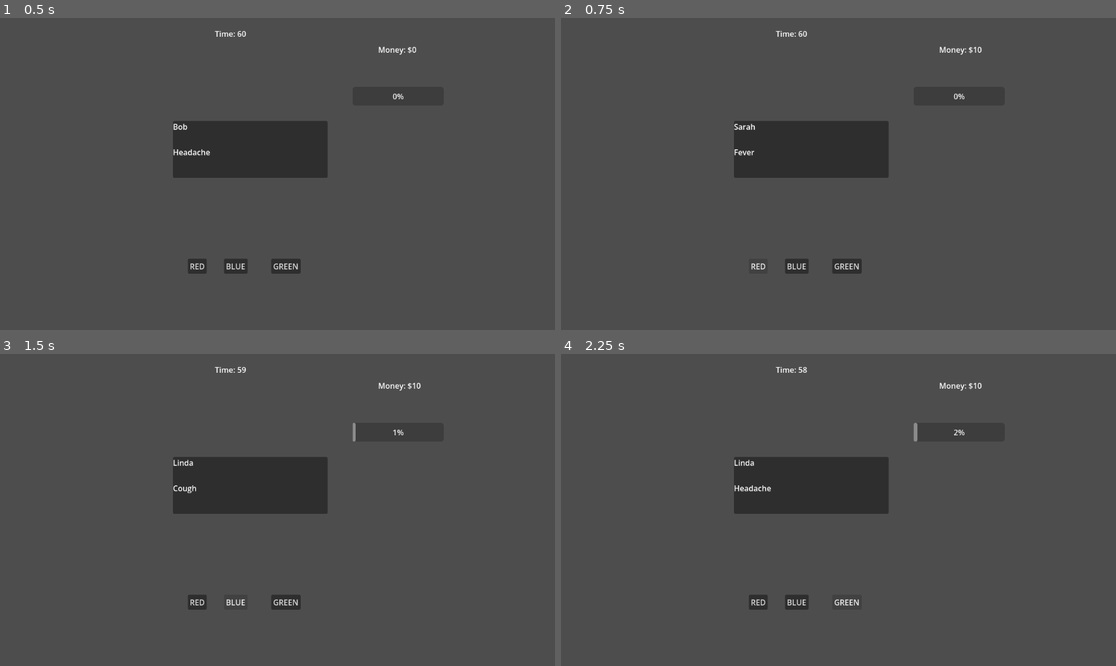
Above: before the commit, frames 1-4 (two rows, left to right).
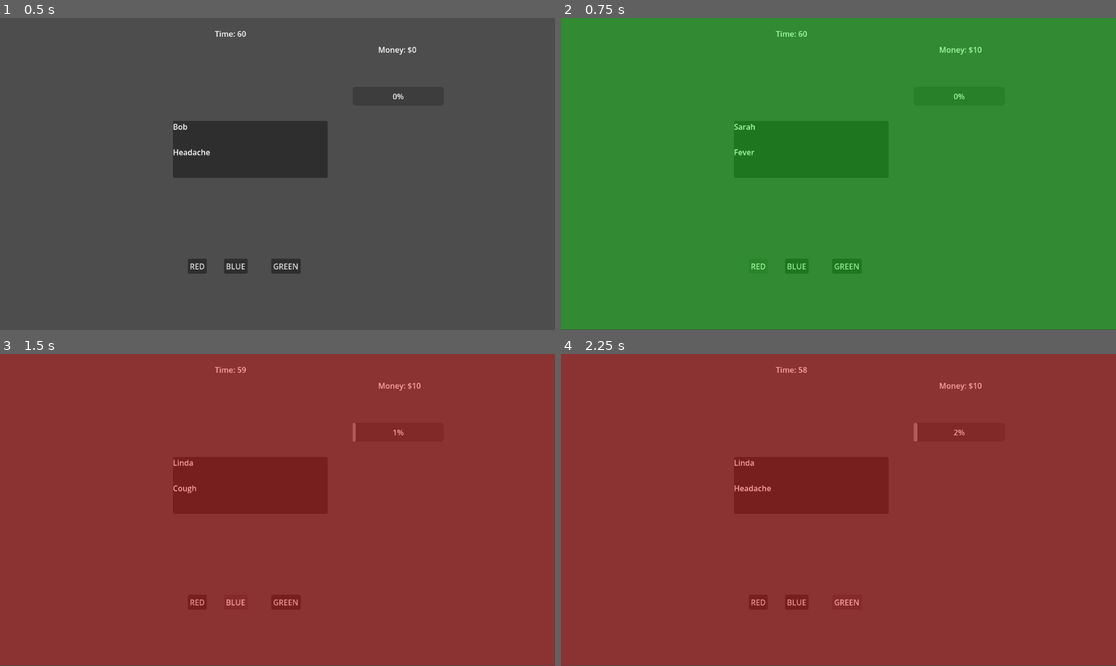
Above: after the commit, the same moments.

Repository: etper/running-a-shop
Game: Godot game, scene res://main.tscn
Two runs of this game, one before a commit and one after it. Both use one fixed random seed, a clock stepped at 60 frames per second and the inputs below.
Inputs:
- Up to frame 1 (0.5 s): no input
- Up to frame 2 (0.75 s): click "RED" at 0.5 s
- Up to frame 3 (1.5 s): click "BLUE" at 1.25 s
- Up to frame 4 (2.25 s): click "GREEN" at 2 s

Frame 1 is identical in both runs. In frame 2, 100% of the frame differs, in the area x 0-100%, y 0-100%; in frame 3, 100%; in frame 4, 100%.

Commit message:
correctwrong feedback

Diff:
--- a/main.gd
+++ b/main.gd
@@ -10,6 +10,11 @@
 @onready var timer = $Timer
 
 @onready var customer_name_label = $CustomerPanel/CustomerNameLabel
+
+@onready var flash_rect = $FlashRect
+@onready var feedback_label = $FeedbackLabel
+@onready var reaction_label = $ReactionLabel
+@onready var feedback_timer = $FeedbackTimer
 
 var time_left = 60
 
@@ -43,6 +48,10 @@
 var suspicion = 0
 
 func check_answer(selected_drug):
+	var correct = selected_drug == current_customer["correct_drug"]
+
+	show_feedback(correct)
+
 	if selected_drug == current_customer["correct_drug"]:
 		print("Correct")
 		money += 10
@@ -123,3 +132,41 @@
 
 	game_over_panel.visible = true
 	final_money_label.text = reason + "\nMoney Earned: $" + str(money)
+
+func show_feedback(correct):
+	flash_rect.visible = true
+	feedback_label.visible = false
+	reaction_label.visible = false
+
+	if correct:
+		flash_rect.color = Color(0, 1, 0, 0.35)
+		feedback_label.text = "CORRECT"
+
+		var reactions = [
+			"Finally, relief.",
+			"My spine stopped humming.",
+			"You’re a miracle worker.",
+			"I can feel my teeth again."
+		]
+
+		reaction_label.text = reactions.pick_random()
+
+	else:
+		flash_rect.color = Color(1, 0, 0, 0.35)
+		feedback_label.text = "WRONG"
+
+		var reactions = [
+			"My organs feel backwards.",
+			"I think I'm melting.",
+			"This made it worse.",
+			"I can taste electricity."
+		]
+
+		reaction_label.text = reactions.pick_random()
+
+	feedback_timer.start()
+
+func _on_feedback_timer_timeout():
+	flash_rect.visible = false
+	feedback_label.visible = false
+	reaction_label.visible = false
--- a/main.tscn
+++ b/main.tscn
@@ -56,10 +56,10 @@
 
 [node name="GameOverLabel" type="Label" parent="GameOverUI/Panel" unique_id=475487936]
 layout_mode = 0
-offset_left = 346.0
-offset_top = 125.0
-offset_right = 749.0
-offset_bottom = 243.0
+offset_left = 333.0
+offset_top = 67.0
+offset_right = 736.0
+offset_bottom = 185.0
 text = "GAME OVER!"
 horizontal_alignment = 1
 vertical_alignment = 1
@@ -75,10 +75,10 @@
 
 [node name="RestartButton" type="Button" parent="GameOverUI/Panel" unique_id=997347330]
 layout_mode = 0
-offset_left = 325.0
-offset_top = 295.0
-offset_right = 738.0
-offset_bottom = 458.0
+offset_left = 338.0
+offset_top = 349.0
+offset_right = 751.0
+offset_bottom = 512.0
 text = "RESTART"
 
 [node name="CustomerPanel" type="Panel" parent="." unique_id=1546804177]
@@ -98,8 +98,32 @@
 offset_right = 321.0
 offset_bottom = 118.0
 
+[node name="FlashRect" type="ColorRect" parent="." unique_id=1038790194]
+visible = false
+offset_right = 1154.0
+offset_bottom = 647.0
+color = Color(1, 0, 0, 1)
+
+[node name="FeedbackLabel" type="Label" parent="." unique_id=1100389451]
+visible = false
+offset_right = 1150.0
+offset_bottom = 649.0
+horizontal_alignment = 1
+vertical_alignment = 1
+
+[node name="ReactionLabel" type="Label" parent="." unique_id=373616697]
+offset_left = 359.0
+offset_top = 333.0
+offset_right = 682.0
+offset_bottom = 400.0
+
+[node name="FeedbackTimer" type="Timer" parent="." unique_id=1998704861]
+wait_time = 0.25
+one_shot = true
+
 [connection signal="timeout" from="Timer" to="." method="_on_timer_timeout"]
 [connection signal="pressed" from="Button" to="." method="_on_button_pressed"]
 [connection signal="pressed" from="Button2" to="." method="_on_button_2_pressed"]
 [connection signal="pressed" from="Button3" to="." method="_on_button_3_pressed"]
 [connection signal="pressed" from="GameOverUI/Panel/RestartButton" to="." method="_on_restart_button_pressed"]
+[connection signal="timeout" from="FeedbackTimer" to="." method="_on_feedback_timer_timeout"]
--- a/notes.gd
+++ b/notes.gd
@@ -1,6 +1,48 @@
 extends Node
 
 #feedback
+	#suspicion feedback
+		#bar shake
+		#red pulse
+		#warning sound
+		#screen vignette at high suspicion
+		#at 4/5 sus
+			#heartbeat
+			#ui turns red
+			#faster tension music
+	#time pressure feedback
+		#ticking under 15s
+		#timer color shift (white-yellow-red)
+		#faster customer transitions
+		#subtle screen shake under 5s
+	#customer personality feedback
+		#facial expression change (angry on wrong, relieved on correct)
+		#reaction portraits
+		#speech bubbles
+		#inspector-looking customers
+	#button feedback
+		#hover animation
+		#press animation
+		#color glow
+		#click sound
+		#disabled state during transitions
+	#transition pacing
+		#0.5s pause after answer
+		#show reaction
+		#then next customer
+	#money feedback
+		#floating +$10
+		#cha-ching sfx
+		#label pop animation
+	#game over lacks payoff
+		#rank/title
+		#summary stats
+		#funny ending line
+	#missing escalation
+		#faster pace over time
+		#harder symptom interpretation
+		#inspector customer
+		#combo streaks
 #ui
 	#any missing?
 #sfx
